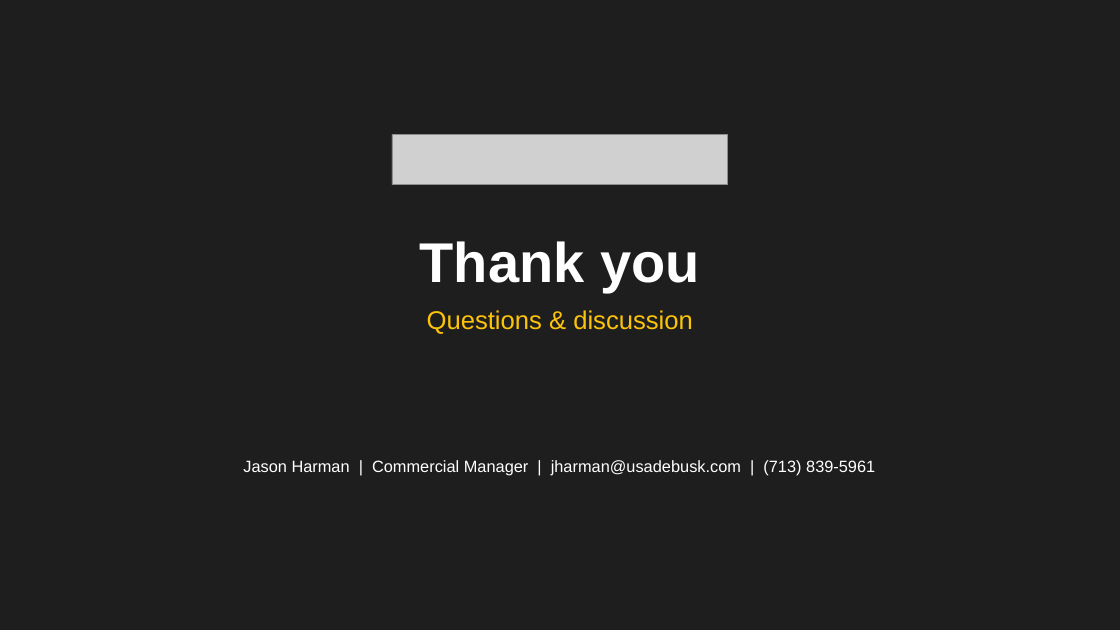
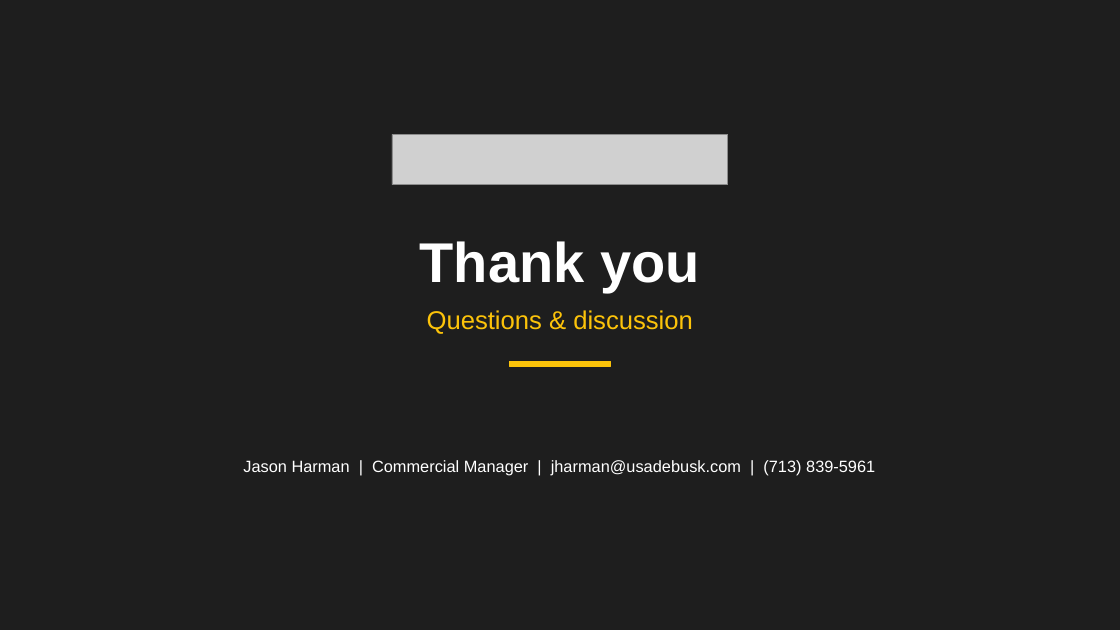
Before and after one commit to TheSkinz/obsidian-work, a slide deck: slide 24 of 02-facilities/Valero/Texas-City-TX/pigging-capabilities-presentation/Valero_TXC_Pigging_Capabilities.pptx. Drawn at 1120x630 pixels with LibreOffice and Linux fonts; fonts in the diff are those of the drawing; grey boxes stand for pictures; background and template pictures are left out. Boxes give left, top, right and bottom in pixels: in the first picture for what was removed or moved away, otherwise in the second. Text is boxed around its words. In the diff, an @@ line names an element or a change of style, - is before the commit and + after.

```diff
--- a/02-facilities/Valero/Texas-City-TX/pigging-capabilities-presentation/Valero_TXC_Pigging_Capabilities.pptx
+++ b/02-facilities/Valero/Texas-City-TX/pigging-capabilities-presentation/Valero_TXC_Pigging_Capabilities.pptx
@@ rectangle added at (510,361,611,366), fill #FCC30A, outline #FCC30A 1 pt @@
```
Also in this commit, not shown: 3 other slides changed, 1 slide added, 1 slide removed, 16 other files.
